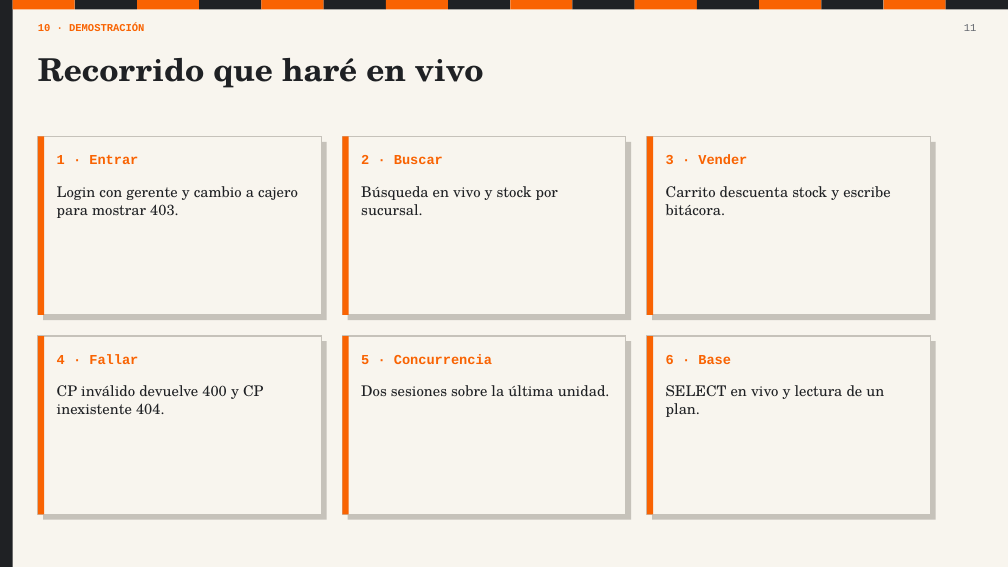
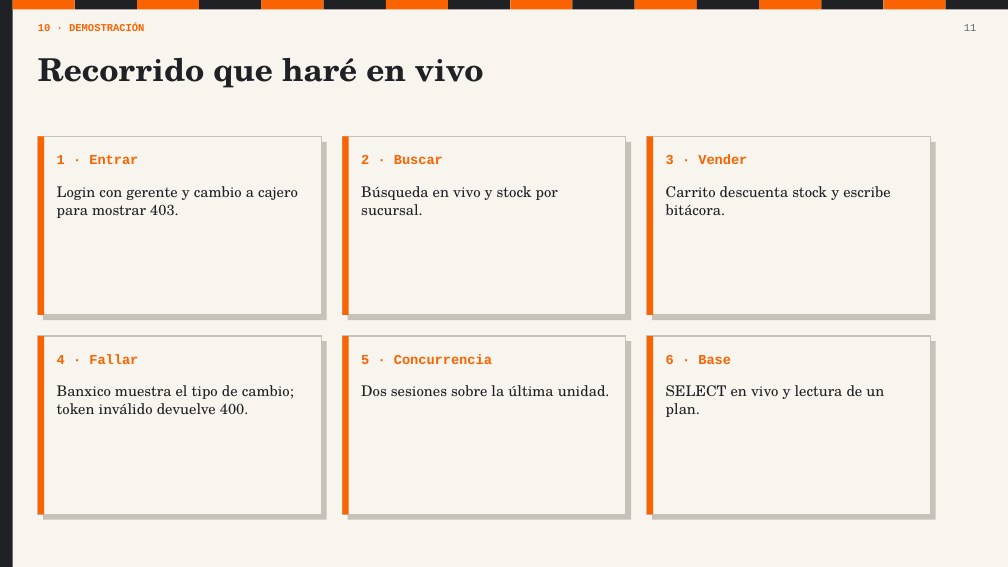
Before and after one commit to angelgael10/ferreteria-pos, a slide deck: slide 11 of docs/presentacion/Defensa_ferreteria_POS.pptx. Drawn at 1008x567 pixels with LibreOffice and Linux fonts; fonts in the diff are those of the drawing. Boxes give left, top, right and bottom in pixels: in the first picture for what was removed or moved away, otherwise in the second. Text is boxed around its words. In the diff, an @@ line names an element or a change of style, - is before the commit and + after.

Commit message:
feat: integrar API externa de Banxico

```diff
--- a/docs/presentacion/Defensa_ferreteria_POS.pptx
+++ b/docs/presentacion/Defensa_ferreteria_POS.pptx
@@ text at <box>57,385,294,414</box>: text changed @@
-CP inválido devuelve 400 y CP inexistente 404.
+Banxico muestra el tipo de cambio; token inválido devuelve 400.
```
Also in this commit, not shown: 3 other slides changed, 35 other files.
